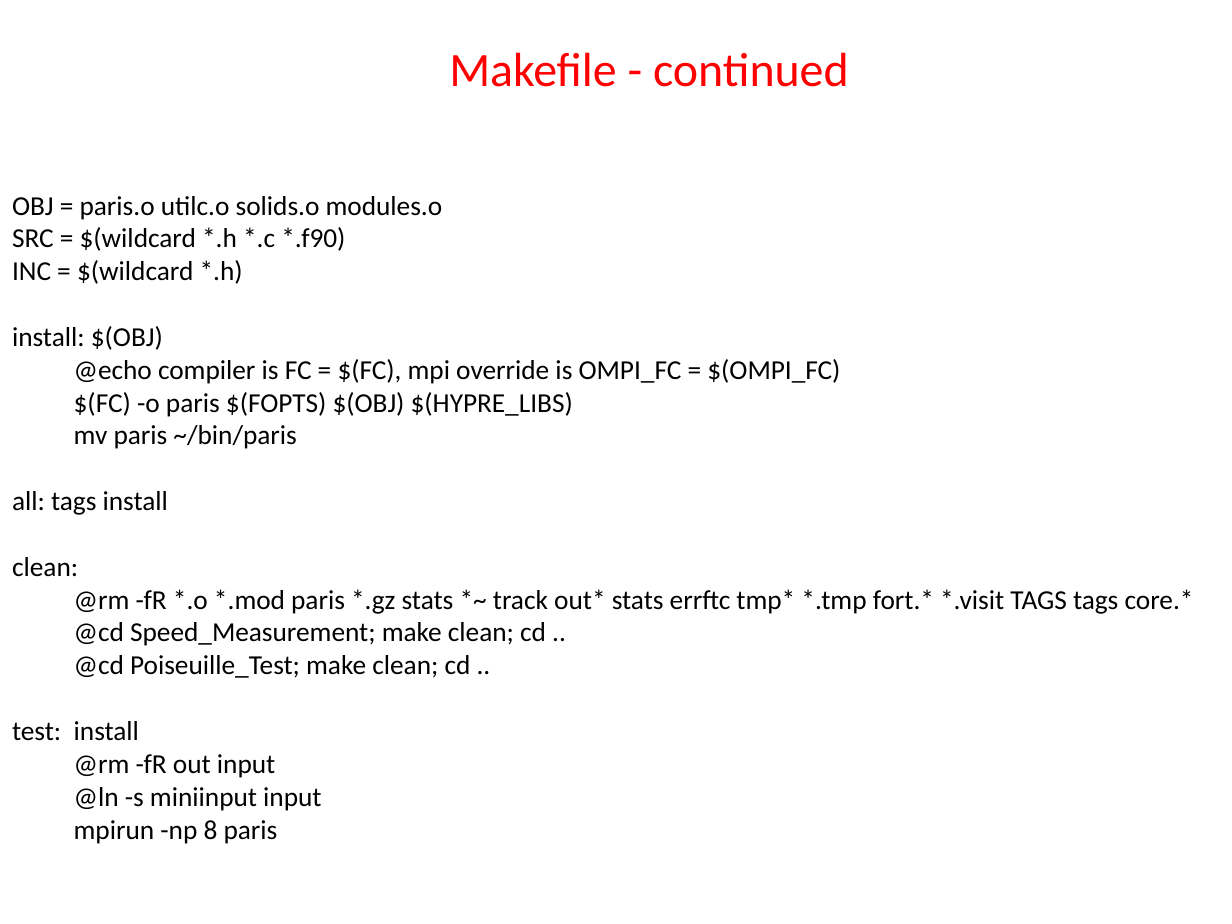
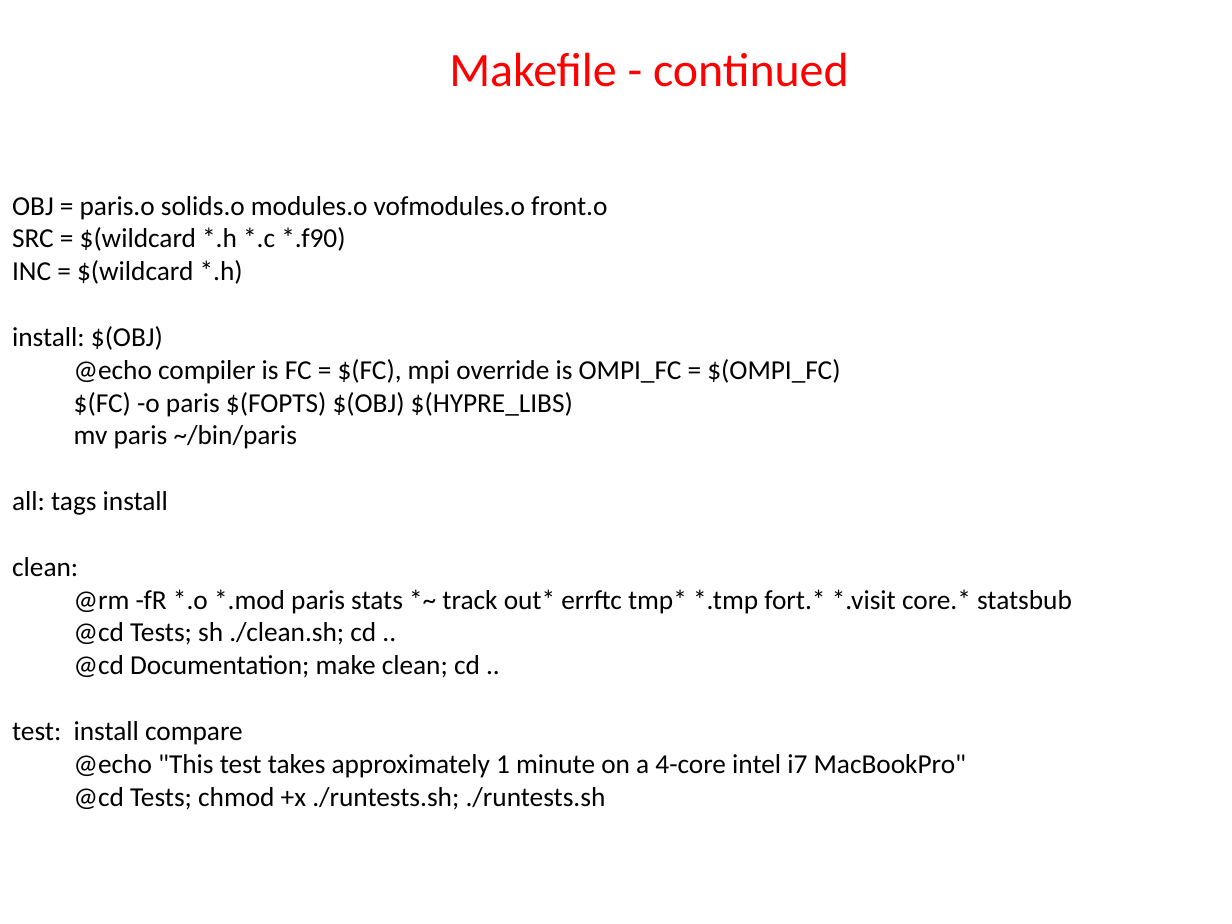
Before and after one commit to slitvinov/paris-git, a slide deck: slide 8 of Documentation/ParisSimulator.pptx. Drawn at 1232x924 pixels with LibreOffice and Linux fonts; fonts in the diff are those of the drawing. Boxes give left, top, right and bottom in pixels: in the first picture for what was removed or moved away, otherwise in the second. Text is boxed around its words. In the diff, an @@ line names an element or a change of style, - is before the commit and + after.

Commit message:
Intermediate stage in fixing issues with the solid obstacles.
There are still issues with the solid obstacles. Using them as they are currently
implemented creates a large instability visible in the Test/Solids test case.

```diff
--- a/Documentation/ParisSimulator.pptx
+++ b/Documentation/ParisSimulator.pptx
@@ text at [12,196,607,220]: text changed @@
-OBJ = paris.o utilc.o solids.o modules.o
+OBJ = paris.o solids.o modules.o vofmodules.o front.o
@@ text at [12,589,1072,810]: text changed @@
-@rm -fR *.o *.mod paris *.gz stats *~ track out* stats errftc tmp* *.tmp fort.* *.visit TAGS tags core.*
-@cd Speed_Measurement; make clean; cd ..
-@cd Poiseuille_Test; make clean; cd ..
-test: install
-@rm -fR out input
-@ln -s miniinput input
-mpirun -np 8 paris
+@rm -fR *.o *.mod paris stats *~ track out* errftc tmp* *.tmp fort.* *.visit core.* statsbub
+@cd Tests; sh ./clean.sh; cd ..
+@cd Documentation; make clean; cd ..
+test: install compare
+@echo "This test takes approximately 1 minute on a 4-core intel i7 MacBookPro"
+@cd Tests; chmod +x ./runtests.sh; ./runtests.sh
```
Also in this commit, not shown: 7 other slides changed, 2 slides removed, 15 other files.
